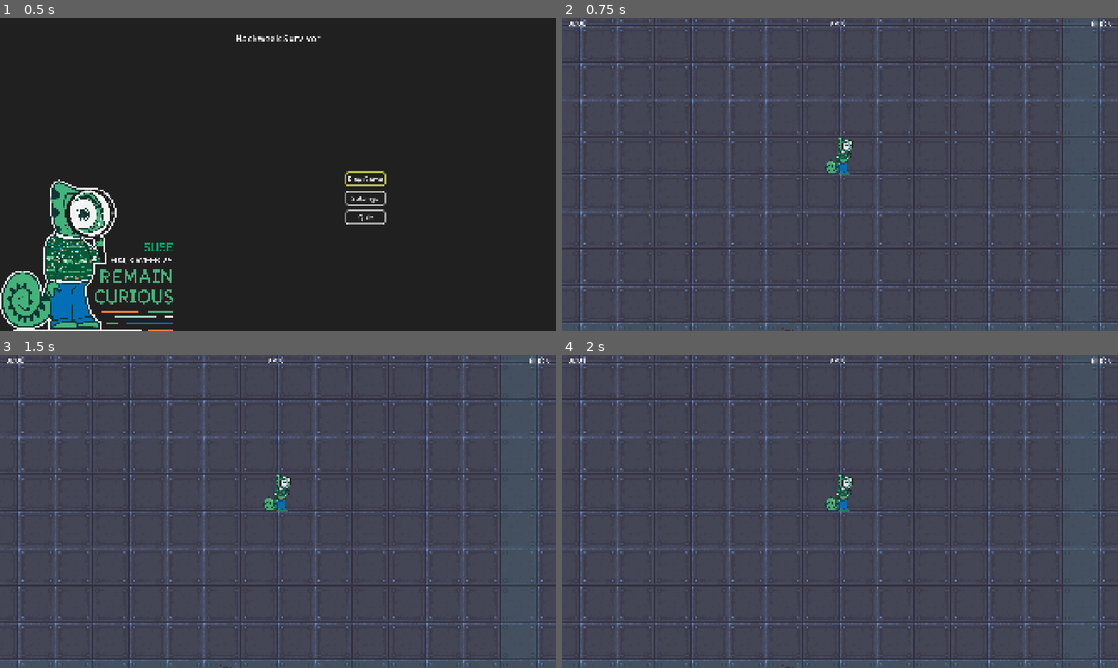
Above: before the commit, frames 1-4 (two rows, left to right).
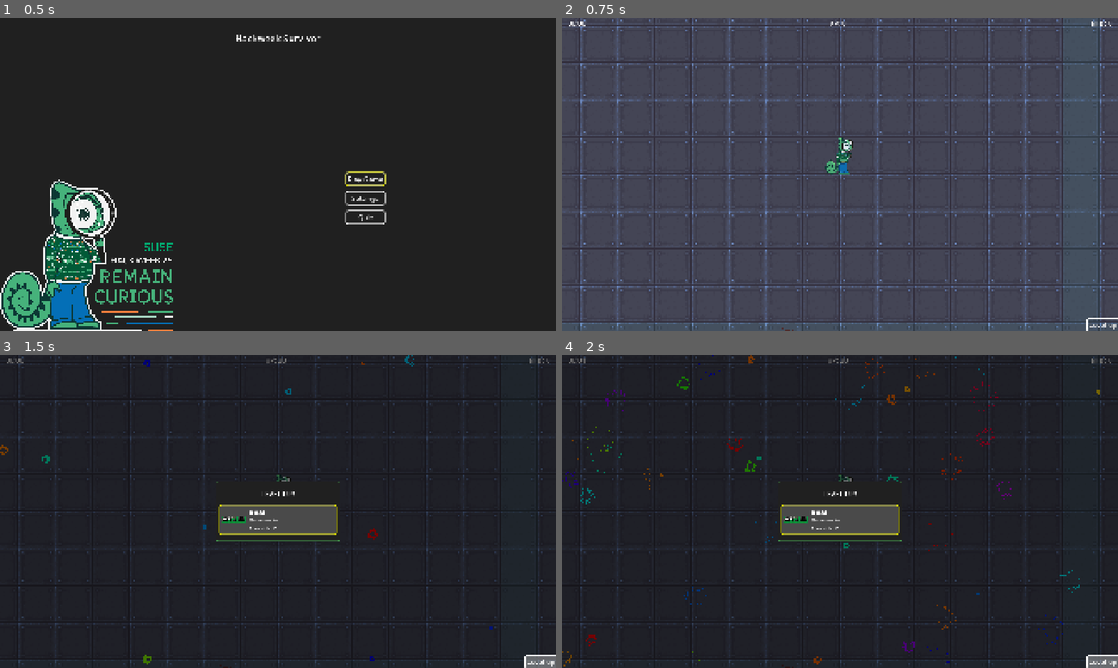
Above: after the commit, the same moments.

Repository: jcronenberg/hackweek-survivor
Game: Godot game, scene res://src/menu/menu.tscn
The game is run twice, just before and just after one commit, with the same random seed, the same clock (stepped at 60 frames per second) and the same inputs.
Inputs (mouse positions are in pixels of both pictures, inside the frame that each line leads up to):
- Up to frame 1 (0.5 s): no input
- Up to frame 2 (0.75 s): click "Play Game" at 0.5 s
- Up to frame 3 (1.5 s): click (539, 661) at 1.25 s, where only the run after the commit has a clickable "Level up"
- Up to frame 4 (2 s): no input

Frame 1 is identical in both runs. In frame 2, less than 0.1% of the frame differs, in the area x 94-100%, y 95-100%; in frame 3, 99%, in the area x 0-100%, y 0-100%; in frame 4, 99%.

Commit message:
Add debug menu

Diff:
--- /dev/null
+++ b/src/ui/debug_menu.gd
@@ -0,0 +1,6 @@
+extends VBoxContainer
+
+
+func _on_level_up_button_pressed() -> void:
+	var player: Player = Global.get_player()
+	player.xp += player.next_level - player.xp
--- /dev/null
+++ b/src/ui/debug_menu.tscn
@@ -0,0 +1,19 @@
+[gd_scene load_steps=2 format=3 uid="uid://cw1xd3uaw81l8"]
+
+[ext_resource type="Script" uid="uid://bxylfdtpoiqil" path="res://src/ui/debug_menu.gd" id="1_5g3s2"]
+
+[node name="DebugMenu" type="VBoxContainer"]
+anchors_preset = 3
+anchor_left = 1.0
+anchor_top = 1.0
+anchor_right = 1.0
+anchor_bottom = 1.0
+grow_horizontal = 0
+grow_vertical = 0
+script = ExtResource("1_5g3s2")
+
+[node name="LevelUpButton" type="Button" parent="."]
+layout_mode = 2
+text = "Level up"
+
+[connection signal="pressed" from="LevelUpButton" to="." method="_on_level_up_button_pressed"]
--- a/src/ui/ui.gd
+++ b/src/ui/ui.gd
@@ -12,6 +12,12 @@
 var minutes: int
 var seconds: int
 var state: UI_STATES = UI_STATES.RUNNING
+
+
+func _ready() -> void:
+	if OS.has_feature("editor"):
+		%DebugMenu.visible = true
+
 
 func _physics_process(delta: float) -> void:
 	time_elapsed += delta
--- a/src/ui/ui.tscn
+++ b/src/ui/ui.tscn
@@ -1,8 +1,9 @@
-[gd_scene load_steps=4 format=3 uid="uid://in34g42h8glb"]
+[gd_scene load_steps=5 format=3 uid="uid://in34g42h8glb"]
 
 [ext_resource type="Script" uid="uid://5l6dsmlnce23" path="res://src/ui/ui.gd" id="1_731sn"]
 [ext_resource type="Theme" uid="uid://b4le2mv112gbc" path="res://assets/ui_theme.tres" id="1_jlntk"]
 [ext_resource type="Script" uid="uid://cewau6v1xxv1m" path="res://src/ui/fireworks.gd" id="3_8wxmc"]
+[ext_resource type="PackedScene" uid="uid://cw1xd3uaw81l8" path="res://src/ui/debug_menu.tscn" id="4_8wxmc"]
 
 [node name="Ui" type="Control"]
 process_mode = 3
@@ -93,4 +94,12 @@
 grow_horizontal = 2
 grow_vertical = 2
 
+[node name="DebugMenu" parent="." instance=ExtResource("4_8wxmc")]
+unique_name_in_owner = true
+visible = false
+layout_mode = 1
+offset_left = -104.0
+offset_top = -42.0
+focus_behavior_recursive = 1
+
 [connection signal="visibility_changed" from="Fireworks" to="Fireworks" method="_on_visibility_changed"]
Not shown, added: src/ui/debug_menu.gd.uid
